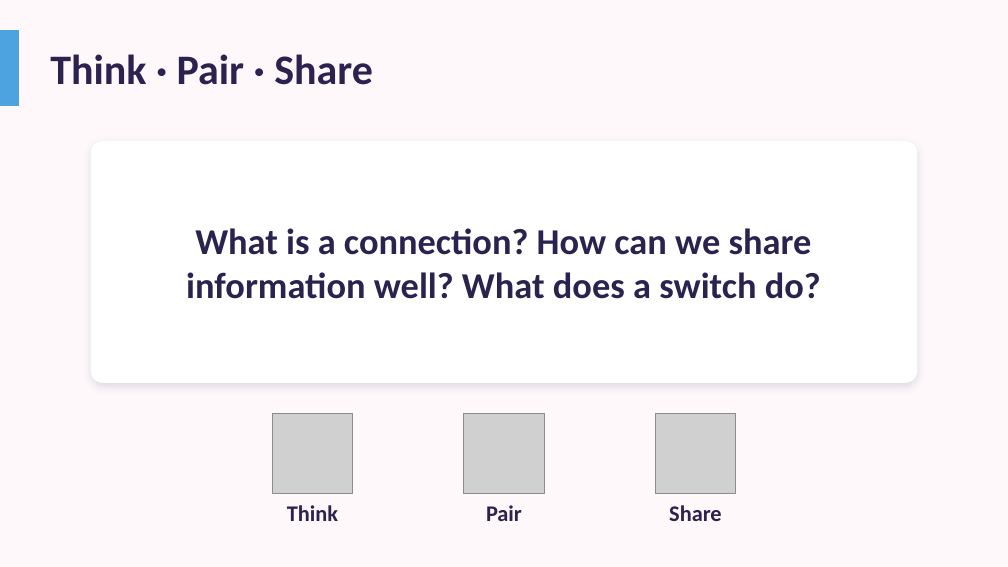
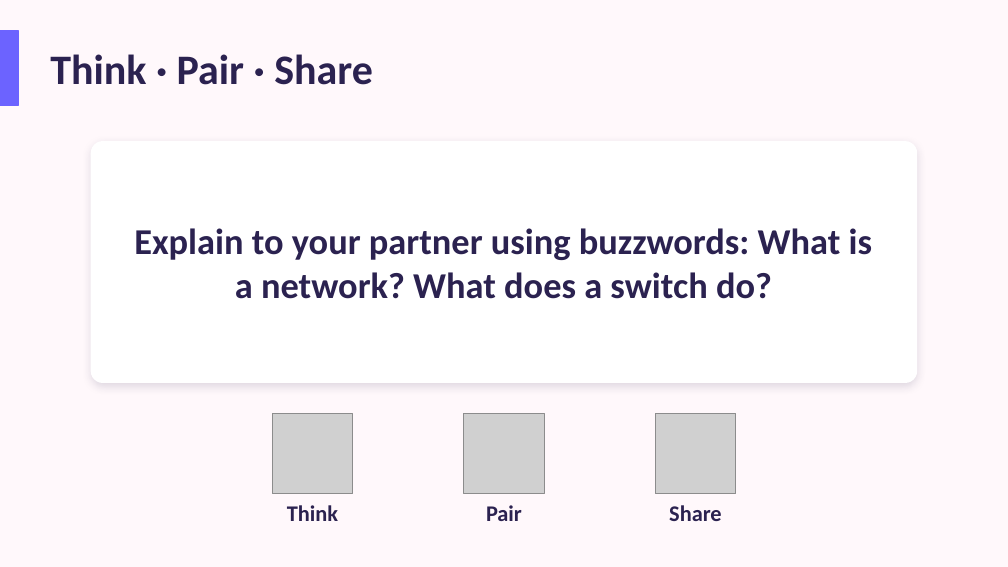
Before and after one commit to abualrif22-glitch/NBC, a slide deck: slide 30 of resources/Year-3/Y3 Unit summary - Connecting Computers.pptx (slide 48 before the commit). Drawn at 1008x567 pixels with LibreOffice and Linux fonts; fonts in the diff are those of the drawing; grey boxes stand for pictures. Boxes give left, top, right and bottom in pixels: in the first picture for what was removed or moved away, otherwise in the second. Text is boxed around its words. In the diff, an @@ line names an element or a change of style, - is before the commit and + after.

```diff
--- a/resources/Year-3/Y3 Unit summary - Connecting Computers.pptx
+++ b/resources/Year-3/Y3 Unit summary - Connecting Computers.pptx
@@ rectangle at [0,30,18,106]: fill #4DA3E0 to #6C63FF; outline #4DA3E0 1 pt to #6C63FF 1 pt @@
@@ text at [134,228,872,299]: text changed @@
-What is a connection? How can we share information well? What does a switch do?
+Explain to your partner using buzzwords: What is a network? What does a switch do?
```
Also in this commit, not shown: 14 other slides changed, 15 slides added, 68 slides removed, 1 other file.
